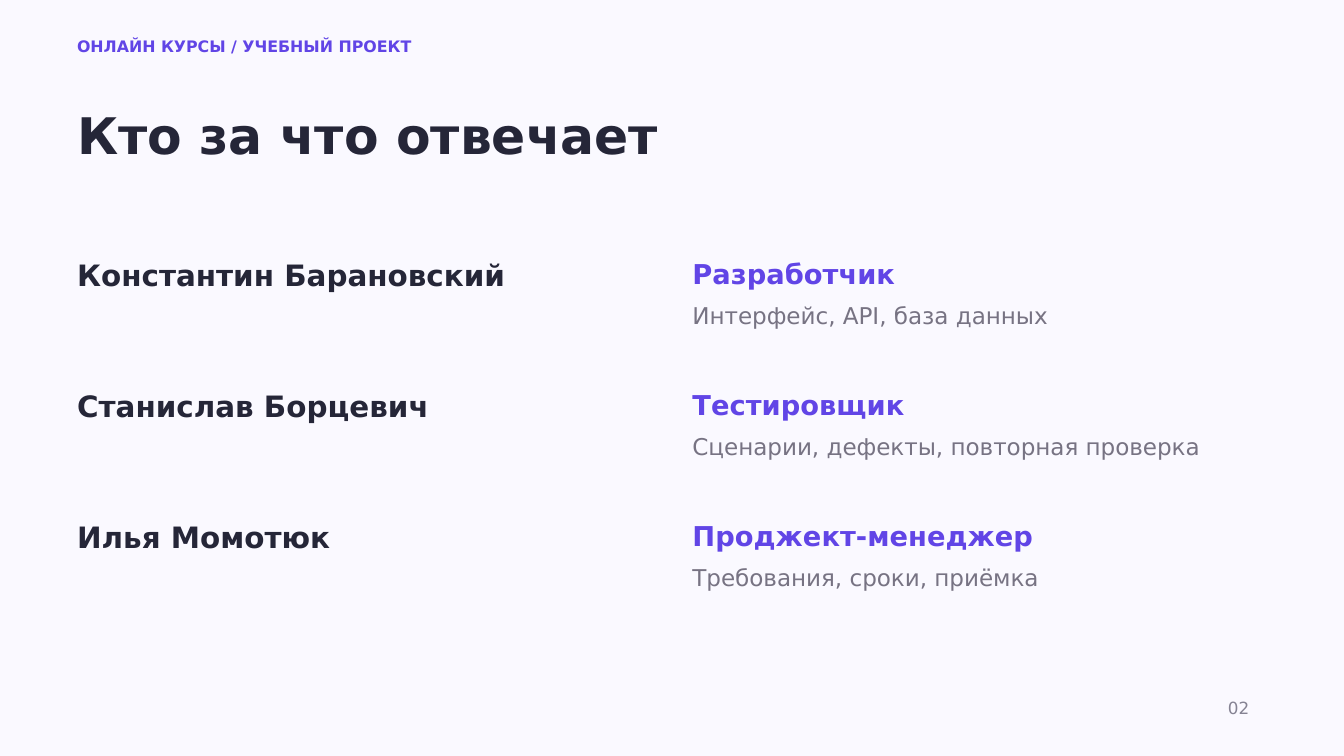
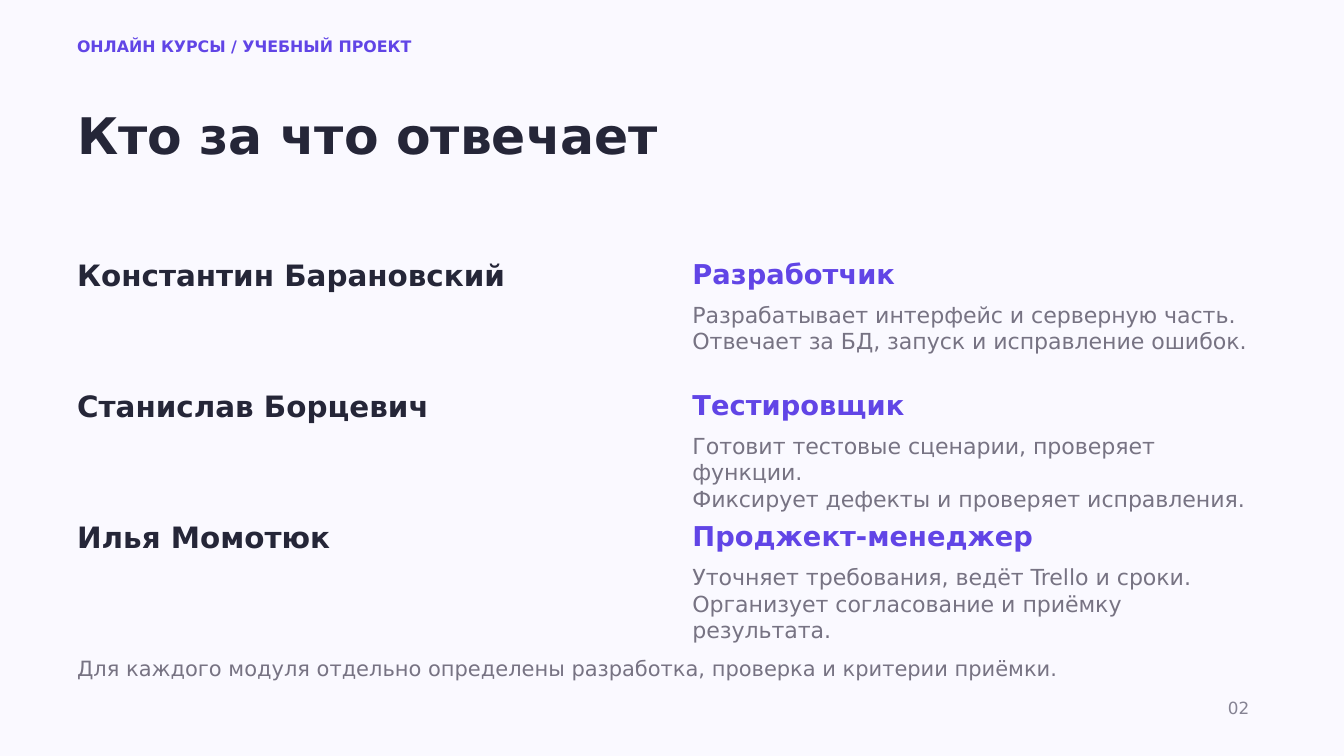
Before and after one commit to lool132k/Online-Courses, a slide deck: slide 2 of docs/presentation.pptx. Drawn at 1344x756 pixels with LibreOffice and Linux fonts; fonts in the diff are those of the drawing. Boxes give left, top, right and bottom in pixels: in the first picture for what was removed or moved away, otherwise in the second. Text is boxed around its words. In the diff, an @@ line names an element or a change of style, - is before the commit and + after.

```diff
--- a/docs/presentation.pptx
+++ b/docs/presentation.pptx
@@ text at [692, 306, 1246, 354]: text changed; size 16.5 to 15.8 pt @@
-Интерфейс, API, база данных
+Разрабатывает интерфейс и серверную часть.
+Отвечает за БД, запуск и исправление ошибок.
@@ text at [692, 438, 1245, 512]: text changed; size 16.5 to 15.8 pt @@
-Сценарии, дефекты, повторная проверка
+Готовит тестовые сценарии, проверяет функции.
+Фиксирует дефекты и проверяет исправления.
@@ text at [692, 568, 1191, 643]: text changed; size 16.5 to 15.8 pt @@
-Требования, сроки, приёмка
+Уточняет требования, ведёт Trello и сроки.
+Организует согласование и приёмку результата.
@@ text added at [77, 660, 1057, 681], 15 pt, text #777383 @@
+Для каждого модуля отдельно определены разработка, проверка и критерии приёмки.
```
Also in this commit, not shown: 2 other slides changed, 5 slides added, 3 slides removed, 1 other file.
